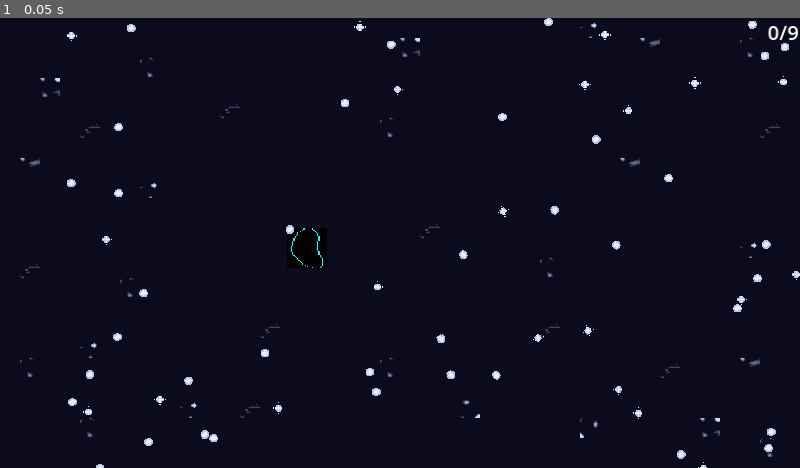
Above: before the commit, frame 1.
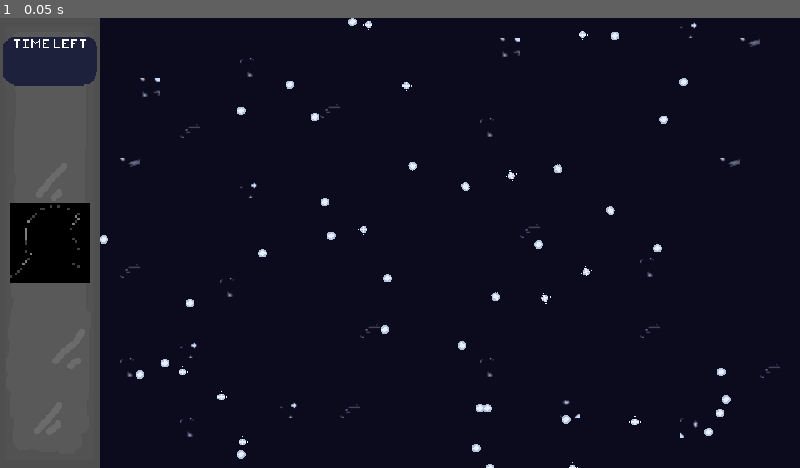
Above: after the commit, the same moment.

Repository: poses98/pixelation
Game: Godot game, scene res://scenes/main.tscn
The game is run twice, just before and just after one commit, with the same random seed, the same clock (stepped at 60 frames per second) and the same inputs. Before the commit the project starts from res://scenes/image_splitter.tscn.
Inputs:
- Up to frame 1 (0.05 s): no input

The runs differ from the first frame. In frame 1, 15% of the frame differs, in the area x 0-100%, y 0-100%.

Commit message:
Showing hint in the side menu

Diff:
--- a/project.godot
+++ b/project.godot
@@ -11,7 +11,7 @@
 [application]
 
 config/name="ImageRip"
-run/main_scene="res://scenes/image_splitter.tscn"
+run/main_scene="res://scenes/main.tscn"
 config/features=PackedStringArray("4.3", "Forward Plus")
 
 [display]
--- a/scenes/image_splitter.tscn
+++ b/scenes/image_splitter.tscn
@@ -39,10 +39,11 @@
 script = ExtResource("1_x3pmq")
 image = ExtResource("2_biijt")
 star_scene = ExtResource("3_3ja23")
-THRESHOLD_DISTANCE = 50
+THRESHOLD_DISTANCE = 40
 STAR_SOUNDS = Array[AudioStream]([ExtResource("4_mk4xb"), ExtResource("5_n3xvb"), ExtResource("6_vnbne"), ExtResource(" …(184 unchanged characters)…
 
 [node name="Sprite2D" type="Sprite2D" parent="."]
+visible = false
 texture_filter = 1
 position = Vector2(245.665, 184.325)
 
--- /dev/null
+++ b/scenes/main.tscn
@@ -0,0 +1,28 @@
+[gd_scene load_steps=6 format=3 uid="uid://choimxq6wnby6"]
+
+[ext_resource type="PackedScene" uid="uid://7pyql0b0tc48" path="res://scenes/image_splitter.tscn" id="1_4t60q"]
+[ext_resource type="Script" path="res://scripts/main.gd" id="1_xuvdr"]
+[ext_resource type="Texture2D" uid="uid://deafrnm4jq8hl" path="res://img/side_menu.png" id="2_rbws6"]
+[ext_resource type="Texture2D" uid="uid://bp5a0my4brcnu" path="res://img/ethan_wardsmall.png" id="3_ieqld"]
+
+[sub_resource type="CompressedTexture2D" id="CompressedTexture2D_s7o8v"]
+
+[node name="Main" type="Node2D"]
+script = ExtResource("1_xuvdr")
+metadata/_edit_group_ = true
+
+[node name="ImageSplitter" parent="." instance=ExtResource("1_4t60q")]
+position = Vector2(80, 0)
+image = ExtResource("3_ieqld")
+
+[node name="SideMenu" type="Sprite2D" parent="."]
+z_index = 3
+texture_filter = 1
+texture = ExtResource("2_rbws6")
+offset = Vector2(40, 180)
+
+[node name="Sprite2D" type="Sprite2D" parent="SideMenu"]
+texture_filter = 1
+texture = SubResource("CompressedTexture2D_s7o8v")
+
+[connection signal="image_processed" from="ImageSplitter" to="." method="_on_image_splitter_image_processed"]
--- a/scripts/image_splitter.gd
+++ b/scripts/image_splitter.gd
@@ -1,10 +1,12 @@
 extends Node2D
 
-
-@export var image:CompressedTexture2D;
-@export var star_scene:PackedScene
-@export var THRESHOLD_DISTANCE:int
-@export var STAR_SOUNDS:Array[AudioStream]
+signal game_ended(elapsed_time);
+signal image_processed(processed_image)
+
+@export var image: CompressedTexture2D;
+@export var star_scene: PackedScene
+@export var THRESHOLD_DISTANCE: int
+@export var STAR_SOUNDS: Array[AudioStream]
 
 # Enum to handle game state
 enum GAME_STATE {
@@ -16,43 +18,48 @@
 	OVER
 }
 
+const FOREIGN_STAR_NUMBER = 50
 var current_game_state = GAME_STATE.LOADING
-var size:Vector2
+var size: Vector2
 var edgePoints = []
 var left_edge_points = []
 var right_edge_points = []
 var draw_image: Image;
 var rng = RandomNumberGenerator.new()
-var constelation_node:Node2D
-var constellation_list=[]
+var constelation_node: Node2D
+var constellation_list = []
+var game_start_time = 0;
+var canvas_size = Vector2.ZERO
 
 # Called when instantiated
 func _ready() -> void:
 	if !image:
 		print('No resource found')
 	else:
+		canvas_size = Vector2(get_viewport_rect().size.x - 40, get_viewport_rect().size.y)
 		size = image.get_size()
-		print('Image found.\nStarting to process a ',size.x,'x',size.y,'px\nTotal pixels to process:',size.x*size.y)
-		draw_image = Image.create(image.get_width(),image.get_height(), false,Image.FORMAT_RGB8)
+		print('Image found.\nStarting to process a ', size.x, 'x', size.y, 'px\nTotal pixels to process:', size.x * size.y)
+		draw_image = Image.create(image.get_width(), image.get_height(), false, Image.FORMAT_RGB8)
 		process_edges()
 		instantiate_stars()
 		printEdges()
 		update_game_state(GAME_STATE.PLAY)
-
+		$ConstellationLine.global_position = Vector2.ZERO
+		game_start_time = Time.get_ticks_msec()
 # Called once per frame
 func _process(delta: float) -> void:
 	$Label.text = get_stars_remaining()
 
 # Updates game state
-func update_game_state(game_state:GAME_STATE):
-	current_game_state=game_state
+func update_game_state(game_state: GAME_STATE):
+	current_game_state = game_state
 
 # Fills the edges array depending of the given image
 func process_edges():
 	# Time measurement
 	var start_time = Time.get_ticks_msec()
 	# Create a list with the edge of the image
-	for y in range(size.y):  # y coordinate
+	for y in range(size.y): # y coordinate
 		process_edge_line(y)
 	var end_time = Time.get_ticks_msec()
 	print("Execution time (ms): ", end_time - start_time)
@@ -61,7 +68,7 @@
 func process_edge_line(y: int):
 	var l_found = false
 
-	for x in range(size.x):  # x coordinate
+	for x in range(size.x): # x coordinate
 		if !l_found and (x - 1 >= 0 or x == 0):
 			if (x == 0 and !is_empty_pixel(Vector2i(x, y))) or (is_empty_pixel(Vector2i(x - 1, y)) and !is_empty_pixel(Vector2i(x, y))):
 				l_found = true
@@ -92,36 +99,33 @@
 
 # Instantiates every star depending on the edgePoints array and the foreign stars.
 func instantiate_stars():
-	var canvas_size = get_viewport_rect().size
-	$ConstelationContainer.position= Vector2(rng.randi_range(0+canvas_size.x/6, canvas_size.x-canvas_size.x/6), rng.randi_range(0+canvas_size.y/4, canvas_size.y-canvas_size.y/2))
+	$ConstelationContainer.position = Vector2(rng.randi_range(0 + canvas_size.x / 6, canvas_size.x - canvas_size.x / 6), rng.randi_range(0 + canvas_size.y / 4, canvas_size.y - canvas_size.y / 2))
 	instantiate_stars_from_array(left_edge_points, false)
 	instantiate_stars_from_array(right_edge_points, true)
-	$ConstelationContainer.rotate(rng.randf_range(-3.14,3.14))
+	$ConstelationContainer.rotate(rng.randf_range(-3.14, 3.14))
 	reallocate_constellation()
-	instantiate_foreign_stars(50)
+	instantiate_foreign_stars()
 
 # Intantiates stars from an specific array. If reversed is passed then it does it in reverse order
-func instantiate_stars_from_array(arr:Array, reversed:bool):
-	var canvas_size = get_viewport_rect().size
+func instantiate_stars_from_array(arr: Array, reversed: bool):
 	var scale_factor_x = canvas_size.x / size.x / 4
 	var scale_factor_y = canvas_size.x / size.x / 4
-	var start = arr.size() - 1 if reversed  else 0;
+	var start = arr.size() - 1 if reversed else 0;
 	var end = 0 if reversed else arr.size()
 	var step = -1 if reversed else 1
 
 	for i in range(start, end, step):
 		var point = arr[i]
-		if i == start or i == end-1 or point.y == roundi(image.get_height()/2) or point.y == roundi(image.get_height()/2) + roundi(image.get_height()/4) or point.y == roundi(image.get_height()/2) - roundi(image.get_height()/4):
+		if i == start or i == end - 1 or point.y == roundi(image.get_height() / 2) or point.y == roundi(image.get_height() / 2) + roundi(image.get_height() / 4) or point.y == roundi(image.get_height() / 2) - roundi(image.get_height() / 4):
 			var star_instance = star_scene.instantiate()
 			$ConstelationContainer.add_child(star_instance)
 			star_instance.position = Vector2(point.x * scale_factor_x, point.y * scale_factor_y)
 			star_instance.connect("select", _on_star_selectable_select)
 
 # Instantiate the number of stars that you pass in respecting the threshold to contellation
-func instantiate_foreign_stars(star_number:int):
-	var canvas_size = get_viewport_rect().size
+func instantiate_foreign_stars():
 	# Instantiate foreign stars
-	for point in range(star_number):
+	for point in range(FOREIGN_STAR_NUMBER):
 		var star_instance = star_scene.instantiate()
 		$ForeignStars.add_child(star_instance)
 		star_instance.connect("select", _on_star_selectable_select)
@@ -133,19 +137,18 @@
 			too_close = false
 			for edge_point in $ConstelationContainer.get_children():
 				var distance_between = new_position.distance_to(edge_point.global_position)
-				if  distance_between < THRESHOLD_DISTANCE:
+				if distance_between < THRESHOLD_DISTANCE:
 					too_close = true
 					break
 		star_instance.position = new_position
 
 # In case any star of the constellation is out it reallocates the constellation until it is not
 func reallocate_constellation():
-	var canvas_size = get_viewport_rect().size
 	var star_out = true;
 	# Reallocating the whole constelation in the canvas if a star is out of bounds
 	while star_out:
 		star_out = false
-		$ConstelationContainer.position= Vector2(rng.randi_range(0+canvas_size.x/10, canvas_size.x-canvas_size.x/10), rng.randi_range(0+canvas_size.y/10, canvas_size.y-canvas_size.y/10))
+		$ConstelationContainer.position = Vector2(rng.randi_range(0 + canvas_size.x/12, canvas_size.x - canvas_size.x/12), rng.randi_range(0 + canvas_size.y/12, canvas_size.y - canvas_size.y/12))
 		for edge_point in $ConstelationContainer.get_children():
 			if edge_point.global_position.x > canvas_size.x - 20 or edge_point.global_position.x < 20 or edge_point.global_position.y > canvas_size.y - 20 or edge_point.global_position.y < 20:
 				star_out = true
@@ -153,9 +156,10 @@
 
 # Prints the edges of the image in the $Sprite2D
 func printEdges():
-	for i:Vector2i in edgePoints:
-		draw_image.set_pixelv(i,Color.AQUA)
+	for i: Vector2i in edgePoints:
+		draw_image.set_pixelv(i, '#FFFFFF')
 	var texture = ImageTexture.create_from_image(draw_image)
+	image_processed.emit(draw_image)
 	$Sprite2D.texture = texture
 
 # Gets how many stars are remaining
@@ -176,11 +180,11 @@
 	if current_game_state != GAME_STATE.PLAY:
 		return
 	if selected:
-		$AudioStreamPlayer2D.stream = STAR_SOUNDS[min(constellation_list.size(),STAR_SOUNDS.size()-1)]
-		constellation_list.append({"star_id":star_id,"g_position":g_position})
-	else:
-		constellation_list.erase({"star_id":star_id,"g_position":g_position})
-		$AudioStreamPlayer2D.stream = STAR_SOUNDS[min(constellation_list.size(),STAR_SOUNDS.size()-1)]
+		$AudioStreamPlayer2D.stream = STAR_SOUNDS[min(constellation_list.size(), STAR_SOUNDS.size() - 1)]
+		constellation_list.append({"star_id": star_id, "g_position": g_position})
+	else:
+		constellation_list.erase({"star_id": star_id, "g_position": g_position})
+		$AudioStreamPlayer2D.stream = STAR_SOUNDS[min(constellation_list.size(), STAR_SOUNDS.size() - 1)]
 	$AudioStreamPlayer2D.play()
 	draw_constellation_line()
 	# Check if constellation is over
@@ -227,6 +231,7 @@
 		previous_index = current_index
 
 	if is_valid:
+		game_ended.emit(game_start_time - Time.get_ticks_msec())
 		constellation_list.append(constellation_list[0])
 		draw_constellation_line()
 		update_game_state(GAME_STATE.WIN)
--- /dev/null
+++ b/scripts/main.gd
@@ -0,0 +1,16 @@
+extends Node2D
+
+
+# Called when the node enters the scene tree for the first time.
+func _ready() -> void:
+	$SideMenu/Sprite2D.scale = Vector2(2,2)
+	$SideMenu/Sprite2D.position = Vector2(40,$SideMenu.offset.y)
+
+# Called every frame. 'delta' is the elapsed time since the previous frame.
+func _process(delta: float) -> void:
+	pass
+
+func _on_image_splitter_image_processed(processed_image: Image) -> void:
+	processed_image.resize(32,32)
+	var texture = ImageTexture.create_from_image(processed_image)
+	$SideMenu/Sprite2D.texture = texture
Binary file added: img/side_menu.png
Not shown, added: img/side_menu.png.import
